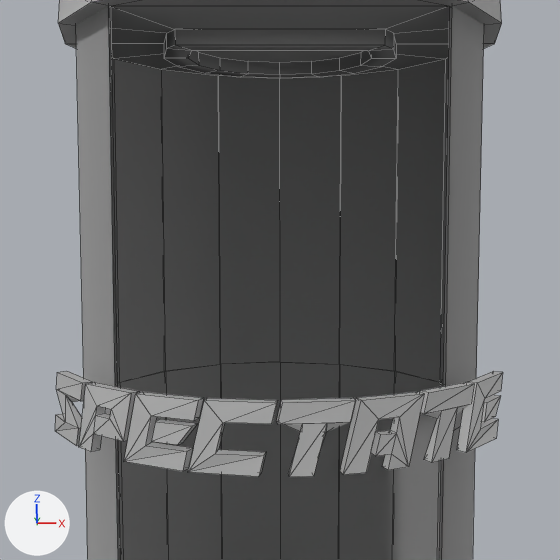
The Blender file assets/models/props/props.blend as it was, and as the next commit left it.
Rendered twice from the file's camera 'Camera'. Lighting does not change. The marker at lower left points along +X, +Y and +Z. Mesh edges are drawn as thin lines.

In view in the first picture: 'Cylinder.004', 'Text.004'.
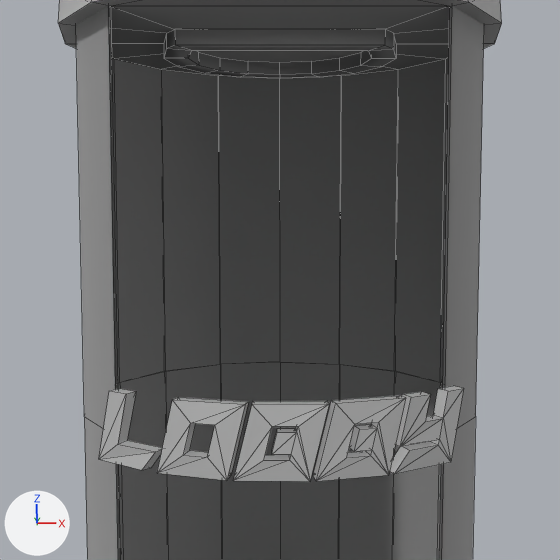
Boxes [x1, y1, x2, y2] around the edits, measured in the pictures (560 x 560 px):
'Text.004', hidden: before [55, 371, 503, 477]
'Text.005', added: after [99, 386, 464, 482]

Patch to the scene script:
```diff
--- a/assets/models/props/props.blend.py
+++ b/assets/models/props/props.blend.py
@@ me_text_004 @@
+me_text_004.from_pydata(...)  # 50 vertices, 46 faces; spans x 0.03..2.83, y -0.37..0.37, z -2.86..-0.42
+me_text_004.materials.append(mat_texture_atlas_01_emissive)  # its picture is missing
@@ ob_text_004 @@
 ob_text_004.visible_shadow = False
+ob_text_004.hide_render = True
@@ ob_text_005 @@
+ob_text_005 = bpy.data.objects.new('Text.005', me_text_004)
+ob_text_005.location = (0.0, 0.0, 1.251)
+ob_text_005.rotation_euler = (1.571, 0.0, -2.422)  # degrees (90, 0, -139)
+ob_text_005.scale = (0.263, 0.263, 0.263)
+ob_text_005.visible_shadow = False
+_m = ob_text_005.modifiers.new('Solidify', 'SOLIDIFY')
+_m.thickness = 0.135
```
